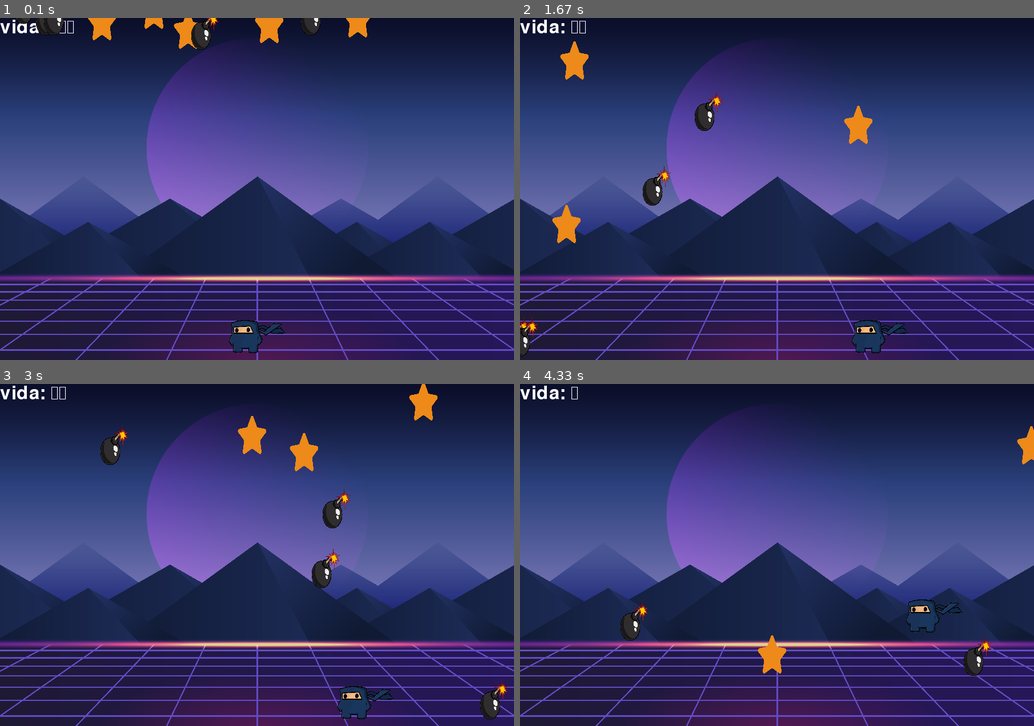
Above: before the commit, frames 1-4 (two rows, left to right).
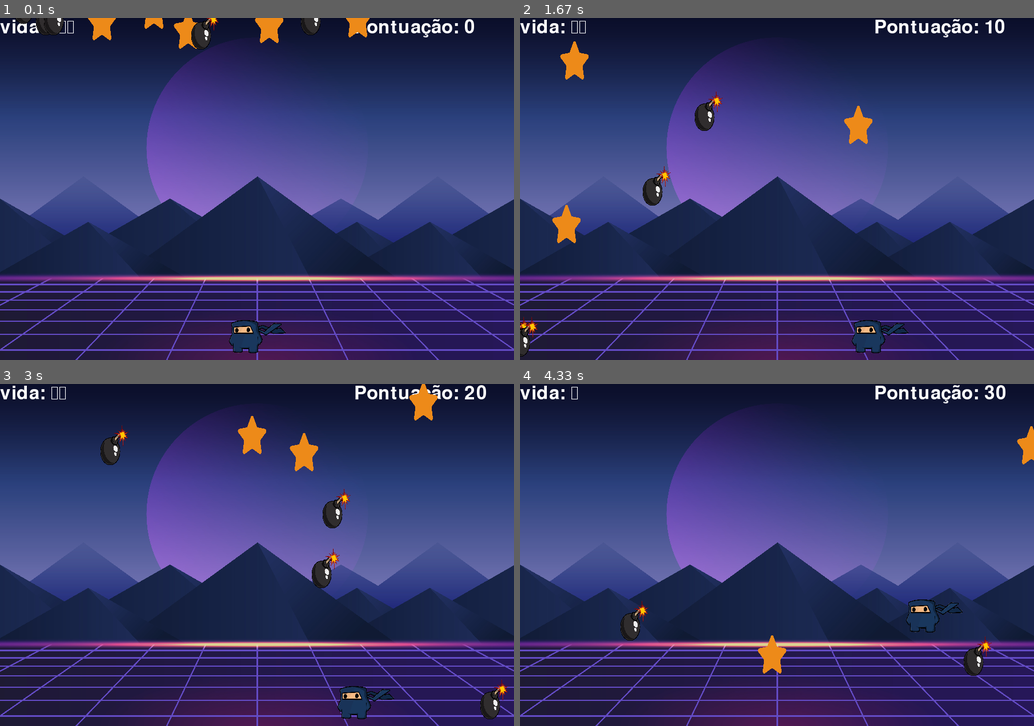
Above: after the commit, the same moments.

Repository: lucassantoss4/pygame
Game: pygame game, started from Versiona_lucas.py
The game is run twice, just before and just after one commit, with the same random seed, the same clock (stepped at 60 frames per second) and the same inputs.
Inputs:
- Up to frame 1 (0.1 s): no input
- Up to frame 2 (1.67 s): hold Right 0.33-0.8 s; hold Right 0.83-1.3 s; tap Space at 0.9, 1.2, 1.4 s; hold Left from 1.33 s (still down)
- Up to frame 3 (3 s): tap Space at 1.7, 1.97, 2.27, 2.4, 2.7 s; release Left at 1.87 s; hold Left 1.9-2.3 s; hold Right 2.33-2.97 s
- Up to frame 4 (4.33 s): hold Left 3-3.47 s; tap Space at 3.07, 3.37, 3.57, 3.87, 4.07 s; hold Right 3.5-3.97 s; hold Right from 4 s (still down)

The runs differ from the first frame. In frame 1, 0.4% of the frame differs, in the area x 69-93%, y 0-6%; in frame 2, 0.5%; in frame 3, 0.4%; in frame 4, 0.5%, in the area x 69-95%, y 0-6%.

Commit message:
adic. pontuacao

Diff:
--- a/Versiona_lucas.py
+++ b/Versiona_lucas.py
@@ -21,6 +21,7 @@
 altura_ninja = 90
 
 vida_jogador = 3
+pontos = 0
 
 ALTURA_BOMBA = 70
 LARGURA_BOMBA = 50
@@ -149,6 +150,9 @@
 def renderizar_vida(vida): #função para renderizar a vida
     return fonte.render("vida: " + chr(9829) * vida, True, (255, 255, 255))
 
+def renderizar_pontuacao(pontos):
+    return fonte.render("Pontuação: " + str(pontos), True, (255, 255, 255))
+
 texto_vida = renderizar_vida(vida_jogador) #texto da vida
 texto_vida_rect = texto_vida.get_rect() #retangulo do texto da vida
 
@@ -233,6 +237,9 @@
     hits_estrela = pygame.sprite.spritecollide(jogador, todas_estrelas, True)
 
     # Verifica se houve colisão entre a bomba e o jogador
+    if len(hits_estrela) > 0:
+        pontos += 10
+        print(pontos)
 
     if len(hits_bomba) > 0:
         tocar_som_explosao()  # Remova o argumento desnecessário aqui
@@ -246,10 +253,14 @@
     # Atualiza o texto da vida do jogador
     texto_vida = renderizar_vida(vida_jogador)
 
+    # Atualiza o texto da pontuação
+    texto_pontuacao = renderizar_pontuacao(pontos)
+
     # ----- Gera saídas
     janela.fill((255, 255, 255))  # Preenche com a cor branca
     janela.blit(fundo, (0, 0)) # coloca a imagem de fundo na tela
     janela.blit(texto_vida, texto_vida_rect) #coloca o texto da vida na tela
+    janela.blit(texto_pontuacao, (620, 0)) # posicione o texto da pontuação na tela
 
 
     # Desenhando a bomba
